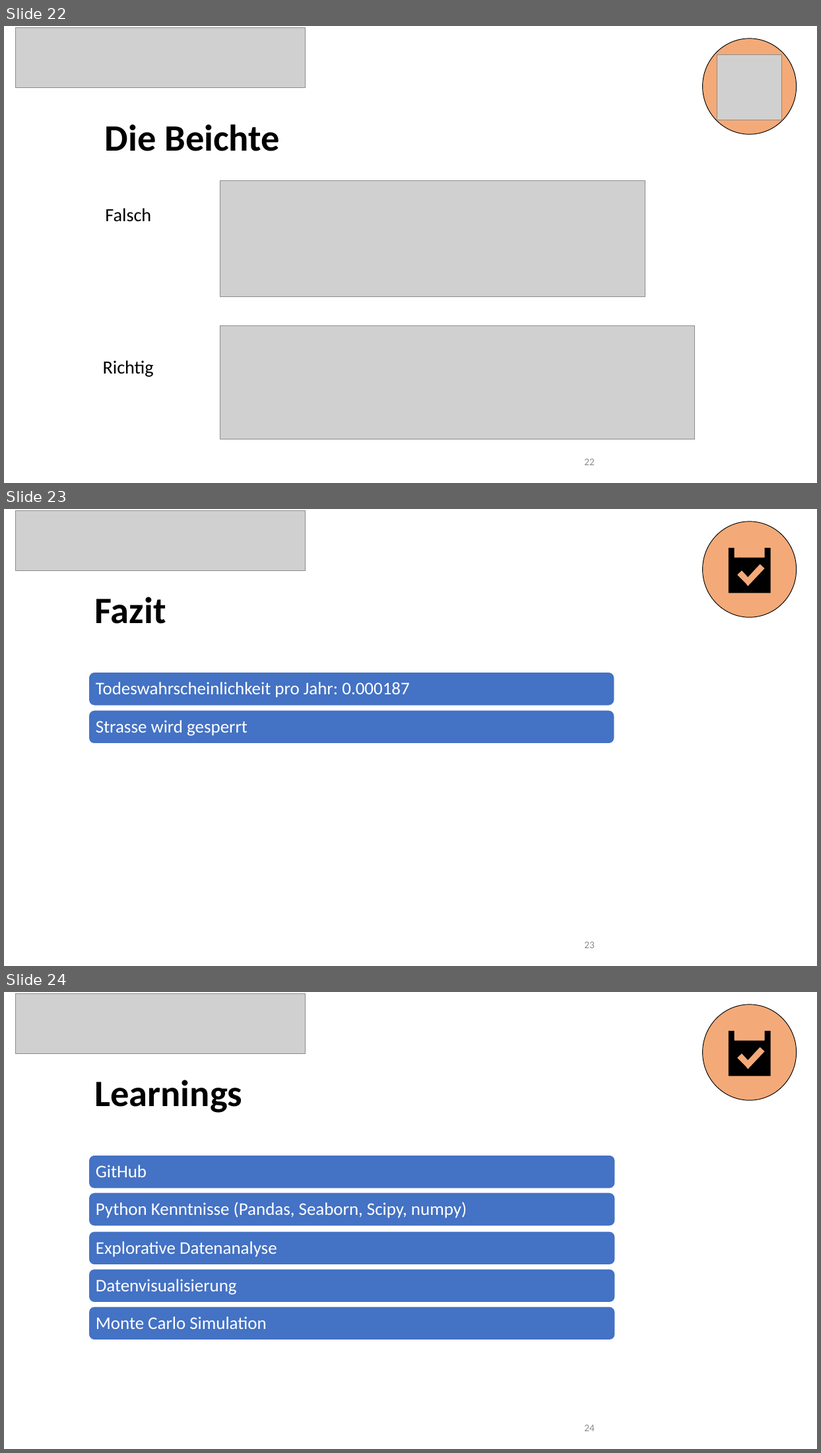
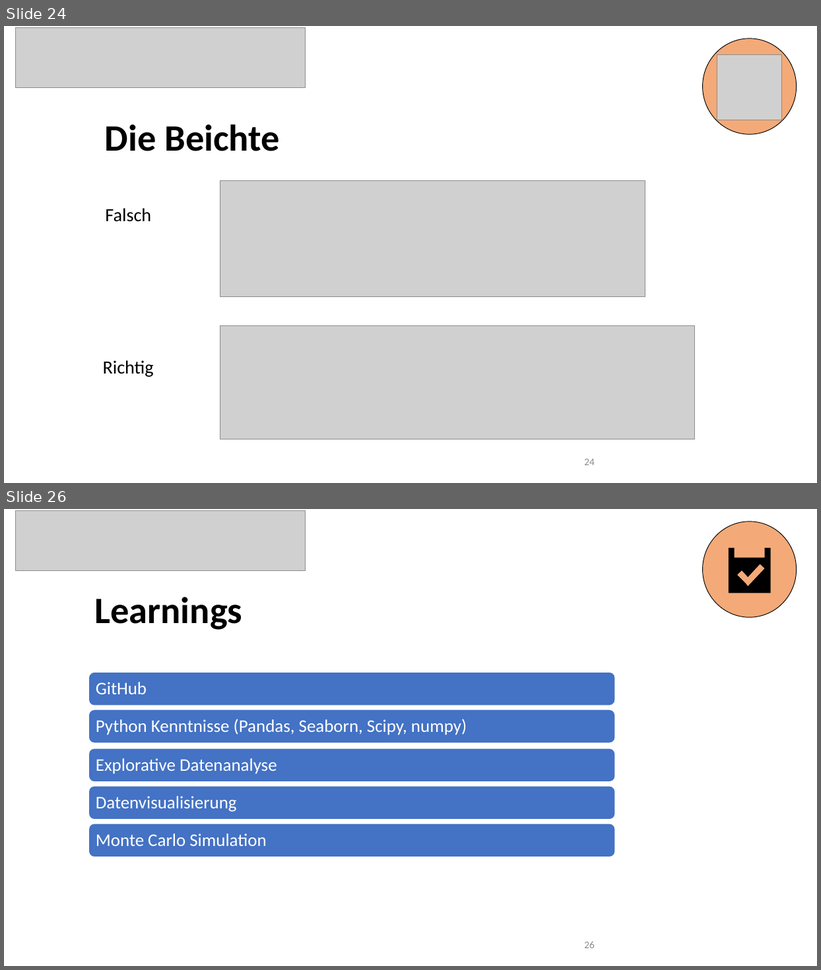
Before and after one commit to 7ben18/FHNW_Steinschlagrisiko, a slide deck: Praesentation/Steinschlagrisiko_Präsentation.pptx. Shown one above the other, each under a label of ours: slides 22, 23 and 24 before the commit, slides 24 and 26 after it; the slides between them are not shown. The pictures are 821x1453 and 821x970 pixels, drawn with LibreOffice and Linux fonts; fonts in the diff are those of the drawing; grey boxes stand for pictures. Boxes give left, top, right and bottom in pixels: in the first picture for what was removed or moved away, otherwise in the second. Text is boxed around its words. In the diff, an @@ line names an element or a change of style, - is before the commit and + after.

```diff
--- a/Praesentation/Steinschlagrisiko_Präsentation.pptx
+++ b/Praesentation/Steinschlagrisiko_Präsentation.pptx
@@ slide 23 removed at [4,509,817,966], background #FFFFFF @@
@@ picture removed at [16,511,306,570] @@
@@ ellipse removed at [703,521,797,617] @@
@@ freeform shape removed at [729,548,771,593] @@
-<
@@ title removed at [95,597,166,624] @@
-Fazit
@@ group removed at [88,673,614,744]: 2 rounded rectangles, 2 texts @@
-Todeswahrscheinlichkeit pro Jahr: 0.000187
-Strasse wird gesperrt
@@ page number removed at [584,942,595,949] @@
-23
@@ what was slide 22 is now slide 24 @@
@@ page number at [584,459,595,466]: text changed @@
-22
+24
@@ what was slide 24 is now slide 26 @@
@@ page number at [584,941,595,949]: text changed @@
-24
+26
```
Also in this commit, not shown: 2 slides changed, 3 slides added.
